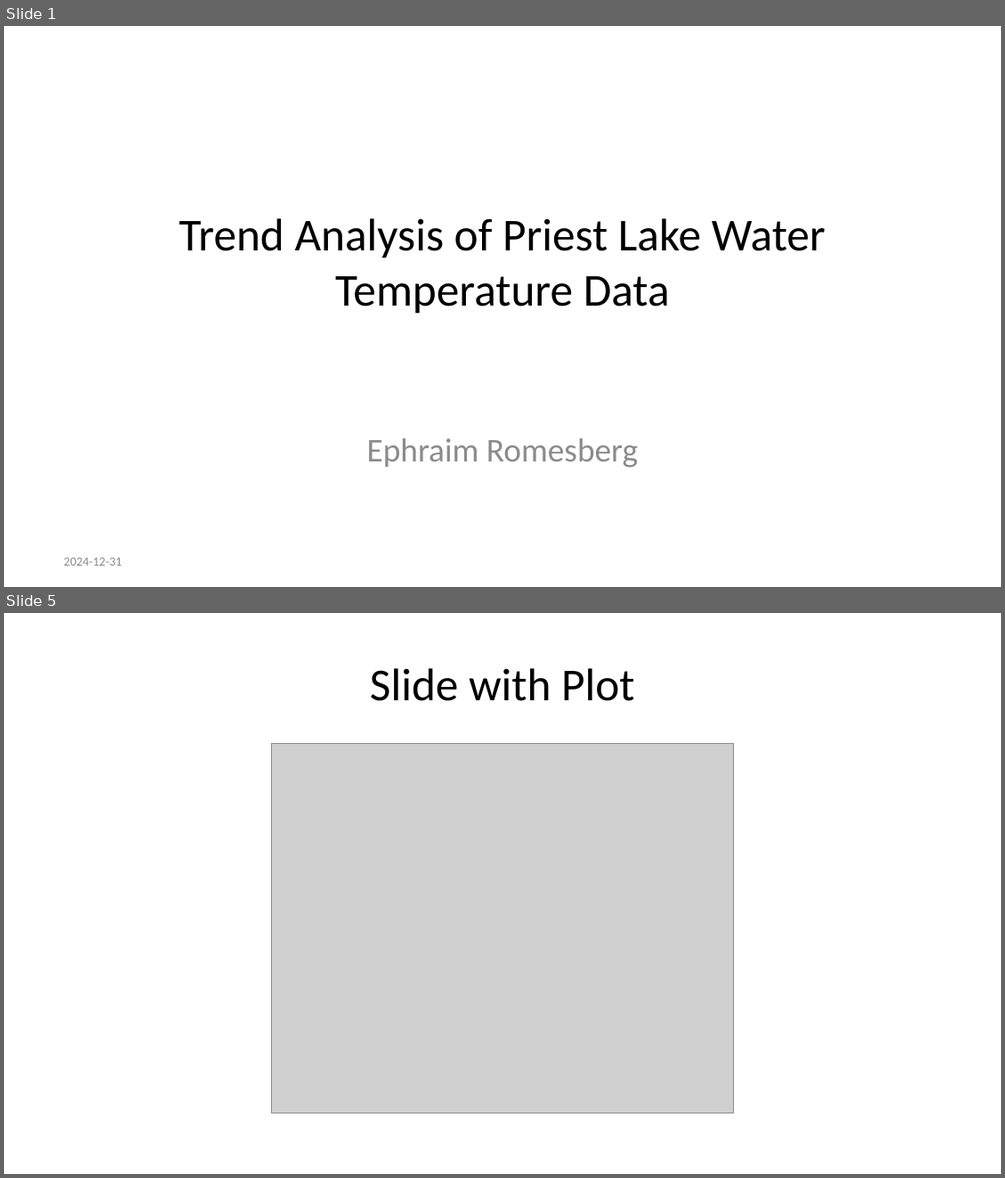
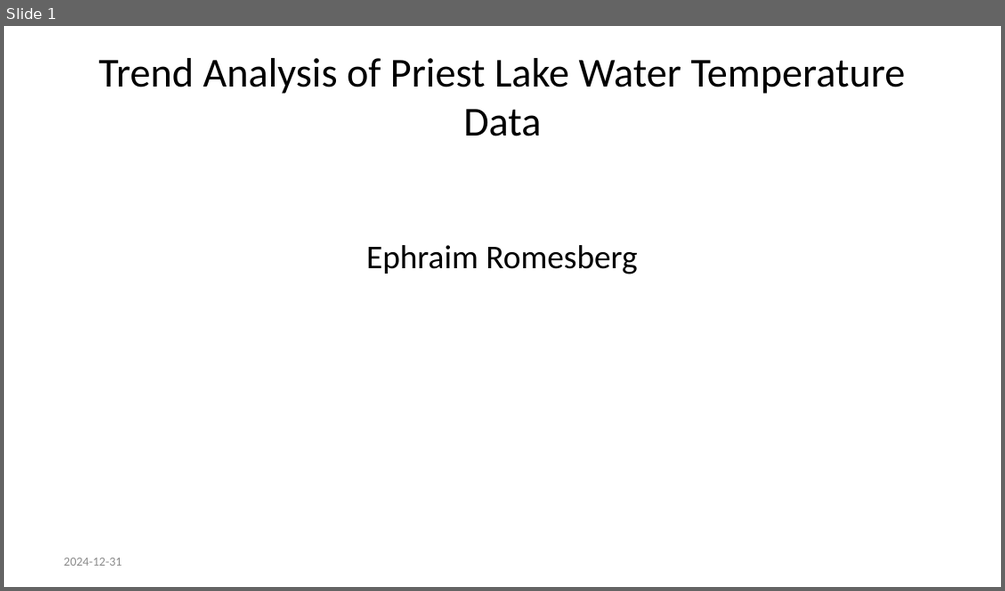
Before and after one commit to Ephraim96/SCA-Trend-Analysis, a slide deck: Trend-Analysis-of-Priest-Lake-Water-Temperature-Data.pptx. Shown one above the other, each under a label of ours: slides 1 and 5 before the commit, slide 1 after it; the slides between them are not shown. The pictures are 1005x1178 and 1005x591 pixels, drawn with LibreOffice and Linux fonts; fonts in the diff are those of the drawing; grey boxes stand for pictures; background and template pictures are left out. Boxes give left, top, right and bottom in pixels: in the first picture for what was removed or moved away, otherwise in the second. Text is boxed around its words. In the diff, an @@ line names an element or a change of style, - is before the commit and + after.

```diff
--- a/Trend-Analysis-of-Priest-Lake-Water-Temperature-Data.pptx
+++ b/Trend-Analysis-of-Priest-Lake-Water-Temperature-Data.pptx
@@ slide 5 removed at box(4, 613, 1001, 1174), background #FFFFFF @@
@@ title removed at box(370, 668, 634, 701) @@
-Slide with Plot
@@ picture removed at box(271, 744, 734, 1113) @@
@@ slide 1 changed as well @@
@@ title "Trend Analysis of Priest Lake ...": place and size @@
-title "Trend Analysis of Priest Lake ..." at box(179, 218, 825, 313)
+title "Trend Analysis of Priest Lake ..." at box(98, 58, 906, 136)
@@ title "Trend Analysis of Priest Lake ..." at box(98, 58, 906, 136): size 33 to 29.7 pt @@
@@ text "Ephraim Romesberg": place and size @@
-text "Ephraim Romesberg" at box(367, 438, 638, 467)
+text "Ephraim Romesberg" at box(366, 245, 637, 274)
@@ text "Ephraim Romesberg" at box(366, 245, 637, 274): text colour #8C8C8C to #000000 @@
```
Also in this commit, not shown: 19 slides added, 3 other slides removed, 5 other files.
